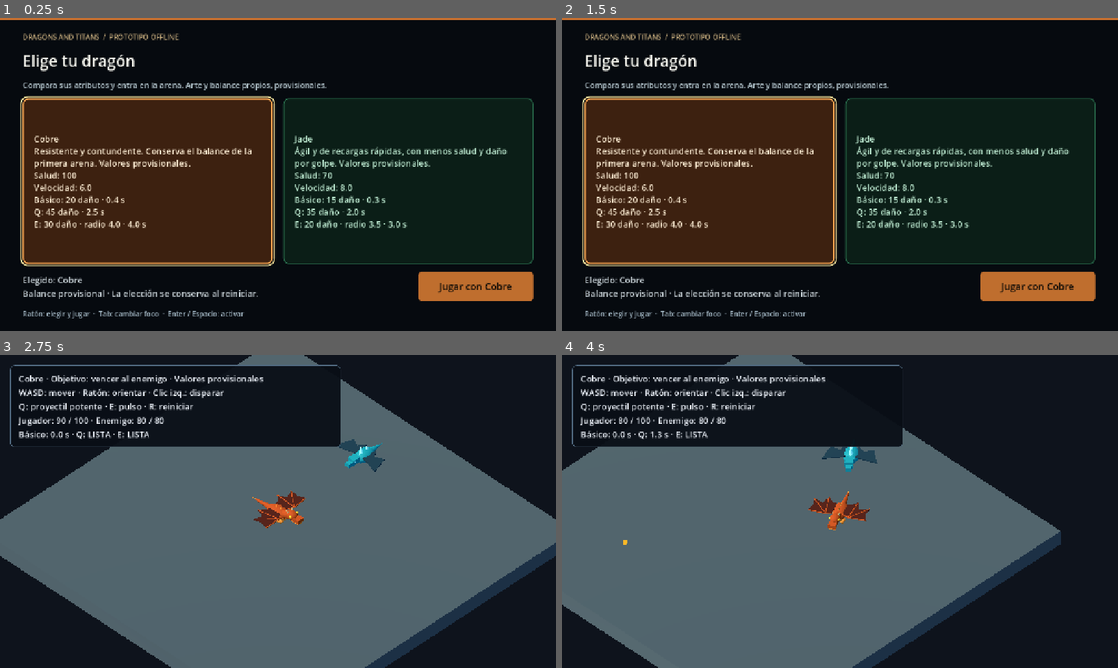
Above: before the commit, frames 1-4 (two rows, left to right).
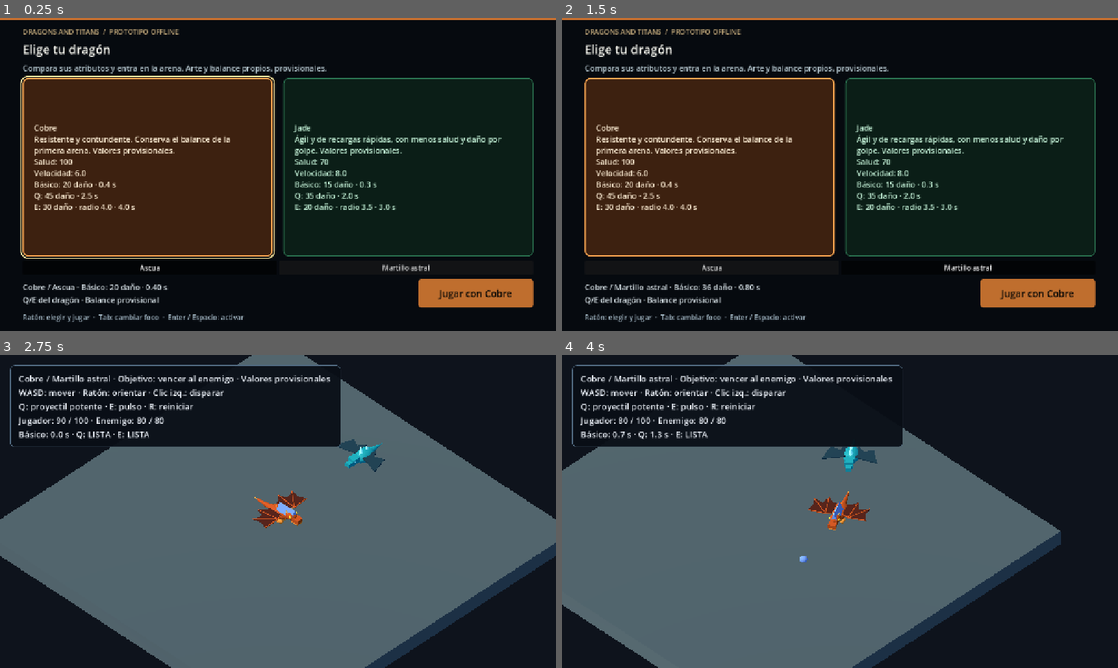
Above: after the commit, the same moments.

Repository: JoseB-H/The-Dragons-and-titans
Game: Godot game, scene res://scenes/dragon_selection.tscn
Same seed, same stepped clock (60 frames per second), same inputs: the game is played once before the commit and once after it.
Inputs (mouse positions are in pixels of both pictures, inside the frame that each line leads up to):
- Up to frame 1 (0.25 s): no input
- Up to frame 2 (1.5 s): click (712, 268) at 0.5 s, where only the run after the commit has a clickable "Ascua"; click (967, 268) at 1.25 s, where only the run after the commit has a clickable "Martillo astral"
- Up to frame 3 (2.75 s): click "Jugar con Cobre" at 2 s
- Up to frame 4 (4 s): tap Enter (ui_accept) at 2.75, 3.02 s; move the mouse to (962, 495) at 2.77 s; hold D (move_right) 2.78-3.5 s; hold Q (ability_q) 2.78-3.5 s; click (962, 495) at 3.05 s; drag from (728, 527) to (812, 574) at 3.52 s

The runs differ from the first frame. In frame 1, 16% of the frame differs, in the area x 3-96%, y 3-98%; in frame 2, 17%; in frame 3, 0.8%; in frame 4, 0.7%.

Commit message:
feat: reimplementar T02 armas con 793 comprobaciones y cierre visual pendiente

Diff:
--- /dev/null
+++ b/game/data/weapons/ascua.tres
@@ -0,0 +1,10 @@
+[gd_resource type="Resource" load_steps=2 format=3]
+[ext_resource type="Script" path="res://scripts/equipment_profile.gd" id="1"]
+[resource]
+script = ExtResource("1")
+id = &"ascua"
+display_name = "Ascua"
+damage_multiplier = 1.0
+cooldown_multiplier = 1.0
+tint = Color(1, 0.65, 0.2, 1)
+visual_scale = 1.0
--- /dev/null
+++ b/game/data/weapons/martillo.tres
@@ -0,0 +1,10 @@
+[gd_resource type="Resource" load_steps=2 format=3]
+[ext_resource type="Script" path="res://scripts/equipment_profile.gd" id="1"]
+[resource]
+script = ExtResource("1")
+id = &"martillo"
+display_name = "Martillo astral"
+damage_multiplier = 1.8
+cooldown_multiplier = 2.0
+tint = Color(0.45, 0.65, 1, 1)
+visual_scale = 1.5
--- a/game/scenes/dragon_selection.tscn
+++ b/game/scenes/dragon_selection.tscn
@@ -184,13 +184,13 @@
 grow_horizontal = 2
 grow_vertical = 2
 theme_override_constants/margin_left = 52
-theme_override_constants/margin_top = 32
+theme_override_constants/margin_top = 20
 theme_override_constants/margin_right = 52
-theme_override_constants/margin_bottom = 28
+theme_override_constants/margin_bottom = 20
 
 [node name="Content" type="VBoxContainer" parent="Margin"]
 layout_mode = 2
-theme_override_constants/separation = 18
+theme_override_constants/separation = 10
 
 [node name="Eyebrow" type="Label" parent="Margin/Content"]
 layout_mode = 2
@@ -201,7 +201,7 @@
 [node name="Title" type="Label" parent="Margin/Content"]
 layout_mode = 2
 theme_override_colors/font_color = Color(0.96, 0.96, 0.93, 1)
-theme_override_font_sizes/font_size = 36
+theme_override_font_sizes/font_size = 28
 text = "Elige tu dragón"
 
 [node name="Intro" type="Label" parent="Margin/Content"]
@@ -217,7 +217,7 @@
 theme_override_constants/separation = 24
 
 [node name="CopperButton" type="Button" parent="Margin/Content/Cards"]
-custom_minimum_size = Vector2(0, 310)
+custom_minimum_size = Vector2(0, 240)
 layout_mode = 2
 size_flags_horizontal = 3
 focus_neighbor_left = NodePath("../JadeButton")
@@ -229,7 +229,7 @@
 theme_override_colors/font_color = Color(1, 0.88, 0.73, 1)
 theme_override_colors/font_pressed_color = Color(1, 0.94, 0.84, 1)
 theme_override_colors/font_hover_color = Color(1, 0.94, 0.84, 1)
-theme_override_font_sizes/font_size = 20
+theme_override_font_sizes/font_size = 18
 theme_override_styles/normal = SubResource("StyleBoxFlat_copper")
 theme_override_styles/hover = SubResource("StyleBoxFlat_copper_hover")
 theme_override_styles/pressed = SubResource("StyleBoxFlat_copper_selected")
@@ -241,7 +241,7 @@
 autowrap_mode = 3
 
 [node name="JadeButton" type="Button" parent="Margin/Content/Cards"]
-custom_minimum_size = Vector2(0, 310)
+custom_minimum_size = Vector2(0, 240)
 layout_mode = 2
 size_flags_horizontal = 3
 focus_neighbor_left = NodePath("../CopperButton")
@@ -253,7 +253,7 @@
 theme_override_colors/font_color = Color(0.76, 0.94, 0.84, 1)
 theme_override_colors/font_pressed_color = Color(0.86, 1, 0.91, 1)
 theme_override_colors/font_hover_color = Color(0.86, 1, 0.91, 1)
-theme_override_font_sizes/font_size = 20
+theme_override_font_sizes/font_size = 18
 theme_override_styles/normal = SubResource("StyleBoxFlat_jade")
 theme_override_styles/hover = SubResource("StyleBoxFlat_jade_hover")
 theme_override_styles/pressed = SubResource("StyleBoxFlat_jade_selected")
@@ -272,7 +272,7 @@
 layout_mode = 2
 size_flags_horizontal = 3
 theme_override_colors/font_color = Color(0.84, 0.88, 0.9, 1)
-theme_override_font_sizes/font_size = 20
+theme_override_font_sizes/font_size = 18
 autowrap_mode = 3
 
 [node name="PlayButton" type="Button" parent="Margin/Content/Footer"]
--- a/game/scripts/arena.gd
+++ b/game/scripts/arena.gd
@@ -82,6 +82,8 @@
 			# No ejecutar otro paso mientras queue_free espera a liberar el nodo.
 			transient.process_mode = Node.PROCESS_MODE_DISABLED
 			transient.queue_free()
+	for flash in get_tree().get_nodes_in_group("equipment_impacts"):
+		flash.queue_free()
 	_update_hud()
 	match_finished.emit(state)
 
@@ -95,7 +97,7 @@
 	var release_hint := ""
 	if player.waiting_for_release():
 		release_hint = "\nSuelta las teclas y el clic mantenidos para jugar."
-	var text := "%s · Objetivo: vencer al enemigo · Valores pro …(150 unchanged characters)… \n%s · %s · %s%s" % [player.profile_name, player.current_health, player.max_heal …(273 unchanged characters)…
+	var text := "%s · Objetivo: vencer al enemigo · Valores pro …(150 unchanged characters)… \n%s · %s · %s%s" % [player.profile_name + " / " + player.equipment_name, player.current_health, player.max_heal …(273 unchanged characters)…
 	hud.update_view(text, state)
 
 
--- a/game/scripts/dragon_controller.gd
+++ b/game/scripts/dragon_controller.gd
@@ -15,6 +15,8 @@
 
 var profile_id: StringName
 var profile_name: String
+var equipment_name: String
+var equipment_id: StringName
 
 var _q_held := false
 var _e_held := false
@@ -60,6 +62,22 @@
 	pulse_ability.radius = profile.pulse_radius
 	pulse_ability.cooldown = profile.pulse_cooldown
 	pulse_ability.effect_duration = profile.pulse_effect_duration
+	var equipment: Resource = get_node("/root/DragonRoster").selected_weapon()
+	equipment_name = equipment.display_name
+	equipment_id = equipment.id
+	weapon.damage = equipment.damage_for(profile)
+	weapon.cooldown = equipment.cooldown_for(profile)
+	weapon.projectile_tint = equipment.tint
+	weapon.projectile_scale = equipment.visual_scale
+	var marker := MeshInstance3D.new()
+	var mesh := PrismMesh.new()
+	mesh.size = Vector3(0.3, 0.35, 0.8) * equipment.visual_scale
+	marker.mesh = mesh
+	var material := StandardMaterial3D.new()
+	material.albedo_color = equipment.tint
+	marker.material_override = material
+	marker.position = Vector3(0, 0.55, -0.7)
+	facing.add_child(marker)
 	_apply_palette(profile)
 
 
--- a/game/scripts/dragon_roster.gd
+++ b/game/scripts/dragon_roster.gd
@@ -24,3 +24,26 @@
 			selected_id = id
 			return true
 	return false
+
+const EMBER := preload("res://data/weapons/ascua.tres")
+const HAMMER := preload("res://data/weapons/martillo.tres")
+var selected_weapon_id: StringName = &"ascua"
+
+func get_weapons() -> Array[Resource]:
+	return [EMBER, HAMMER]
+
+func selected_weapon() -> Resource:
+	for item: Resource in get_weapons():
+		if item.id == selected_weapon_id:
+			return item
+	return EMBER
+
+func select_weapon(id: StringName) -> bool:
+	# Solo el selector permite equipar. El combate utiliza una instantánea.
+	if get_tree().current_scene != null and get_tree().current_scene.scene_file_path == "res://scenes/arena.tscn":
+		return false
+	for item: Resource in get_weapons():
+		if item.id == id:
+			selected_weapon_id = id
+			return true
+	return false
--- a/game/scripts/dragon_selection.gd
+++ b/game/scripts/dragon_selection.gd
@@ -10,6 +10,7 @@
 @onready var _roster: Node = get_node("/root/DragonRoster")
 
 var _navigating := false
+var weapon_buttons: Array[Button] = []
 
 
 func _ready() -> void:
@@ -20,6 +21,25 @@
 		var card := _button_for(profile.id)
 		if card != null:
 			card.text = _profile_text(profile)
+	var row := HBoxContainer.new()
+	$Margin/Content.add_child(row)
+	$Margin/Content.move_child(row, $Margin/Content/Footer.get_index())
+	for item: Resource in _roster.get_weapons():
+		var button := Button.new()
+		button.text = item.display_name
+		button.toggle_mode = true
+		button.size_flags_horizontal = Control.SIZE_EXPAND_FILL
+		button.pressed.connect(func(): select_weapon(item.id))
+		row.add_child(button)
+		weapon_buttons.append(button)
+	var chain: Array[Button] = [copper_button, jade_button]
+	chain.append_array(weapon_buttons)
+	chain.append(play_button)
+	for i in range(chain.size()):
+		chain[i].focus_next = chain[i].get_path_to(chain[(i + 1) % chain.size()])
+		chain[i].focus_previous = chain[i].get_path_to(chain[(i - 1 + chain.size()) % chain.size()])
+		chain[i].focus_neighbor_bottom = chain[i].focus_next
+		chain[i].focus_neighbor_top = chain[i].focus_previous
 	_refresh_selection()
 	# Volver al menú enfoca la elección actual; Enter repetido no inicia Arena.
 	# _ready ya está dentro del árbol; el foco no debe sobrevivir a una salida rápida.
@@ -73,5 +93,15 @@
 	var profile: Resource = _roster.selected_profile()
 	copper_button.set_pressed_no_signal(profile.id == &"cobre")
 	jade_button.set_pressed_no_signal(profile.id == &"jade")
+	var equipment: Resource = _roster.selected_weapon()
+	for i in range(weapon_buttons.size()):
+		weapon_buttons[i].set_pressed_no_signal(_roster.get_weapons()[i].id == equipment.id)
 	details.text = "Elegido: %s\nBalance provisional · La elección se conserva al reiniciar." % profile.display_name
+	details.text = "%s / %s · Básico: %d daño · %.2f s\nQ/E del dragón · Balance provisional" % [profile.display_name, equipment.display_name, equipment.damage_for(profile), equipment.cooldown_for(profile)]
 	play_button.text = "Jugar con %s" % profile.display_name
+
+func select_weapon(id: StringName) -> bool:
+	if _navigating or not _roster.select_weapon(id):
+		return false
+	_refresh_selection()
+	return true
--- /dev/null
+++ b/game/scripts/equipment_profile.gd
@@ -0,0 +1,14 @@
+extends Resource
+## Balance propio provisional; no mutar recursos del catálogo.
+@export var id: StringName
+@export var display_name: String
+@export var damage_multiplier: float = 1.0
+@export var cooldown_multiplier: float = 1.0
+@export var tint: Color = Color(1, 0.65, 0.2)
+@export var visual_scale: float = 1.0
+
+func damage_for(dragon: Resource) -> int:
+	return maxi(1, roundi(dragon.basic_damage * damage_multiplier))
+
+func cooldown_for(dragon: Resource) -> float:
+	return maxf(0.01, dragon.basic_cooldown * cooldown_multiplier)
--- a/game/scripts/projectile.gd
+++ b/game/scripts/projectile.gd
@@ -11,11 +11,21 @@
 # Vector3 global opcional: el primer barrido incluye actor → origen visual.
 var launch_origin: Variant = null
 
+var visual_tint: Color = Color.WHITE
+var visual_scale: float = 1.0
+
 var _remaining_lifetime: float = 0.0
 var _spent := false
 
 
 func _ready() -> void:
+	for child in get_children():
+		if child is MeshInstance3D:
+			child.scale *= visual_scale
+			if visual_tint != Color.WHITE:
+				var material := StandardMaterial3D.new()
+				material.albedo_color = visual_tint
+				child.material_override = material
 	direction = Vector3(direction.x, 0.0, direction.z).normalized()
 	_remaining_lifetime = maxf(lifetime, 0.0)
 
@@ -48,6 +58,7 @@
 			var actor := hit["collider"] as Node
 			if actor != null and actor.has_method("is_alive") and actor.has_method("take_damage"):
 				if actor.is_alive() and actor.faction != source_faction:
+					_show_impact(hit["position"], actor)
 					actor.take_damage(damage, source_faction)
 					_retire()
 					return
@@ -63,3 +74,22 @@
 func _retire() -> void:
 	_spent = true
 	queue_free()
+
+func _show_impact(point: Vector3, actor: Node) -> void:
+	if visual_tint == Color.WHITE:
+		return
+	var flash := MeshInstance3D.new()
+	var sphere := SphereMesh.new()
+	sphere.radius = 0.22
+	sphere.height = 0.44
+	flash.mesh = sphere
+	var material := StandardMaterial3D.new()
+	material.shading_mode = BaseMaterial3D.SHADING_MODE_UNSHADED
+	material.albedo_color = visual_tint if visual_tint != Color.WHITE else Color(1, 0.8, 0.35)
+	flash.material_override = material
+	actor.add_child(flash)
+	flash.add_to_group("equipment_impacts")
+	flash.global_position = point
+	var tween := flash.create_tween()
+	tween.tween_property(flash, "scale", Vector3.ONE * 0.05, 0.12)
+	tween.tween_callback(flash.queue_free)
--- a/game/scripts/weapon.gd
+++ b/game/scripts/weapon.gd
@@ -11,6 +11,9 @@
 @export_range(0.0, 30.0, 0.01, "or_greater") var projectile_lifetime: float = 2.0
 @export_range(0.0, 30.0, 0.01, "or_greater") var cooldown: float = 0.4
 @export_range(0.0, 10.0, 0.1, "or_greater") var spawn_distance: float = 1.9
+
+var projectile_tint: Color = Color.WHITE
+var projectile_scale: float = 1.0
 
 var cooldown_remaining: float = 0.0
 var projectile_parent: Node3D
@@ -38,6 +41,8 @@
 	if not projectile is PROJECTILE_SCRIPT:
 		projectile.free()
 		return false
+	projectile.visual_tint = projectile_tint
+	projectile.visual_scale = projectile_scale
 	projectile.direction = flat_direction
 	projectile.damage = damage
 	projectile.speed = projectile_speed
--- /dev/null
+++ b/game/tests/test_equipment.gd
@@ -0,0 +1,68 @@
+extends SceneTree
+var checks := 0
+var failures := 0
+func _initialize() -> void:
+	_run.call_deferred()
+func expect(value: bool, message: String) -> void:
+	checks += 1
+	if not value:
+		failures += 1
+		printerr("FAIL: ", message)
+func ticks(n: int = 1) -> void:
+	for i in range(n):
+		await physics_frame
+		await process_frame
+func _run() -> void:
+	var roster: Node = root.get_node("DragonRoster")
+	expect(not roster.select_weapon(&"invalid"), "Rechaza arma inexistente")
+	for dragon_id: StringName in [&"cobre", &"jade"]:
+		for weapon_id: StringName in [&"ascua", &"martillo"]:
+			roster.select_dragon(dragon_id)
+			expect(roster.select_weapon(weapon_id), "Selecciona arma fuera de combate")
+			var profile: Resource = roster.selected_profile()
+			var equipment: Resource = roster.selected_weapon()
+			var original_damage: int = profile.basic_damage
+			change_scene_to_file("res://scenes/arena.tscn")
+			await scene_changed
+			for restart in range(4):
+				var arena: Node = current_scene
+				var player: Node3D = arena.get_node("Dragon")
+				var enemy: Node3D = arena.get_node("Enemy")
+				player.set_physics_process(false)
+				enemy.set_physics_process(false)
+				var weapon: Node = player.get_node("Weapon")
+				expect(player.equipment_id == weapon_id and player.profile_id == dragon_id, "Conserva combinación al reiniciar")
+				expect(weapon.damage == equipment.damage_for(profile), "Daño combinado real")
+				expect(is_equal_approx(weapon.cooldown, equipment.cooldown_for(profile)), "Recarga combinada real")
+				expect(player.max_health == profile.max_health and player.movement_speed == profile.movement_speed, "Arma no cambia salud/movimiento")
+				expect(player.get_node("PowerWeapon").damage == profile.power_damage and player.get_node("PulseAbility").damage == profile.pulse_damage, "Q/E conservadas")
+				expect(not roster.select_weapon(&"ascua"), "Impide equipar durante arena")
+				player.position = Vector3(0, 1.5, 0)
+				enemy.position = Vector3(0, 1.5, -3)
+				player.reset_physics_interpolation()
+				enemy.reset_physics_interpolation()
+				await ticks(2)
+				var health: int = enemy.current_health
+				expect(weapon.try_fire(Vector3.FORWARD), "Disparo real")
+				expect(not weapon.try_fire(Vector3.FORWARD), "Recarga bloquea segundo disparo")
+				await ticks(12)
+				expect(enemy.current_health == health - weapon.damage, "Impacto real aplica daño una vez")
+				await ticks(ceili(weapon.cooldown * 60) + 2)
+				expect(weapon.cooldown_remaining == 0.0, "Recarga termina")
+				if restart % 2 == 0:
+					enemy.take_damage(10000, player.faction)
+				else:
+					player.take_damage(10000, enemy.faction)
+				await ticks(2)
+				expect(arena.state == (1 if restart % 2 == 0 else 2), "Victoria y derrota reales")
+				expect(not weapon.try_fire(Vector3.FORWARD), "Final bloquea disparos")
+				expect(profile.basic_damage == original_damage, "No muta recurso compartido")
+				if restart < 3:
+					arena.restore_arena()
+					await scene_changed
+			expect(current_scene.return_to_selection() == OK, "Retorna a equipamiento")
+			await scene_changed
+			expect(current_scene.selected_profile_id() == dragon_id, "Selector conserva dragón")
+			expect(current_scene.select_weapon(weapon_id), "Selector permite equipar después del final")
+	print("Equipment checks: %d, failures: %d" % [checks, failures])
+	quit(0 if failures == 0 else 1)
Not shown, added: game/scripts/equipment_profile.gd.uid
Not shown, added: game/tests/test_equipment.gd.uid
Not shown, changed: docs/ESTADO.md
Not shown, changed: docs/IMPLEMENTACION.md
Not shown, changed: docs/SIGUIENTE_TAREA.md
Not shown, added: docs/validacion/V02-T02-reimplementacion.log
